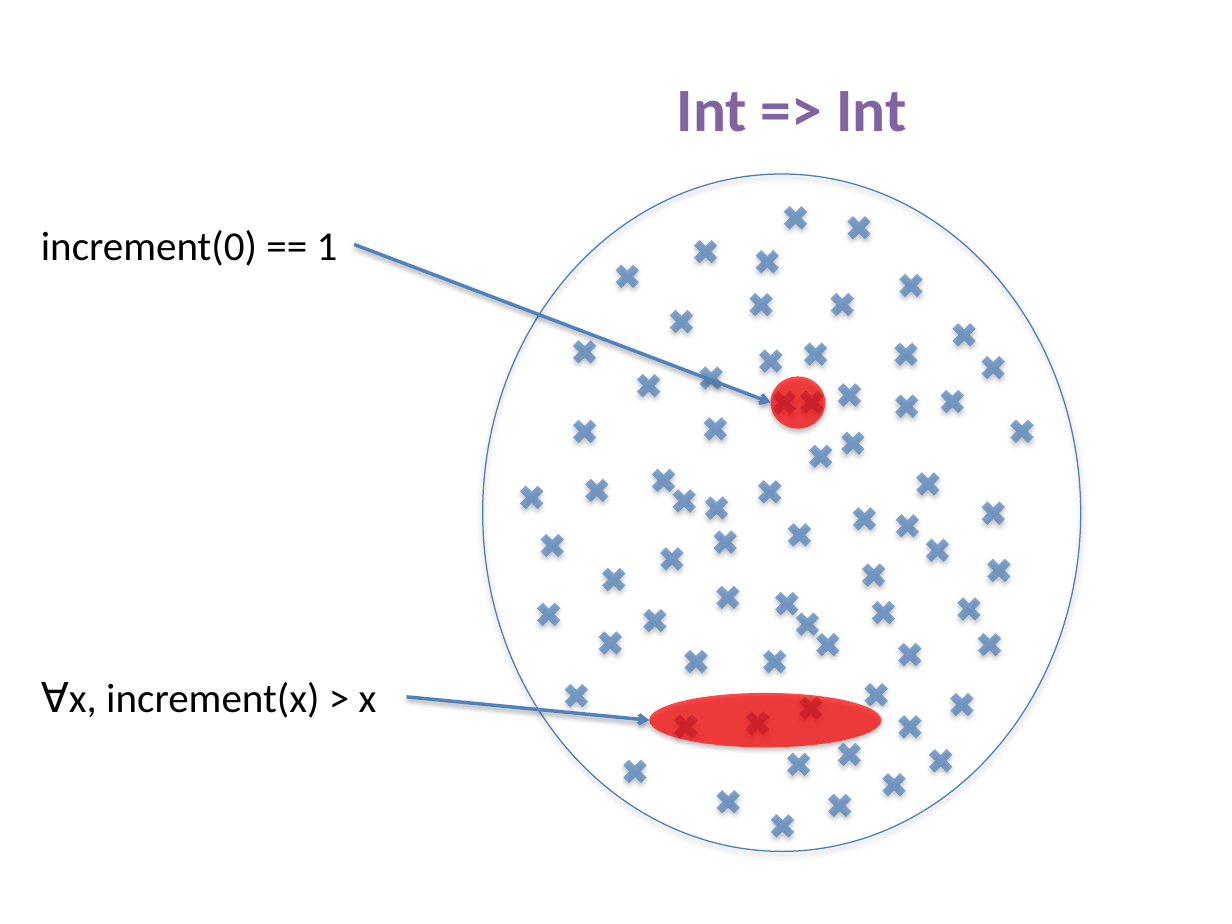
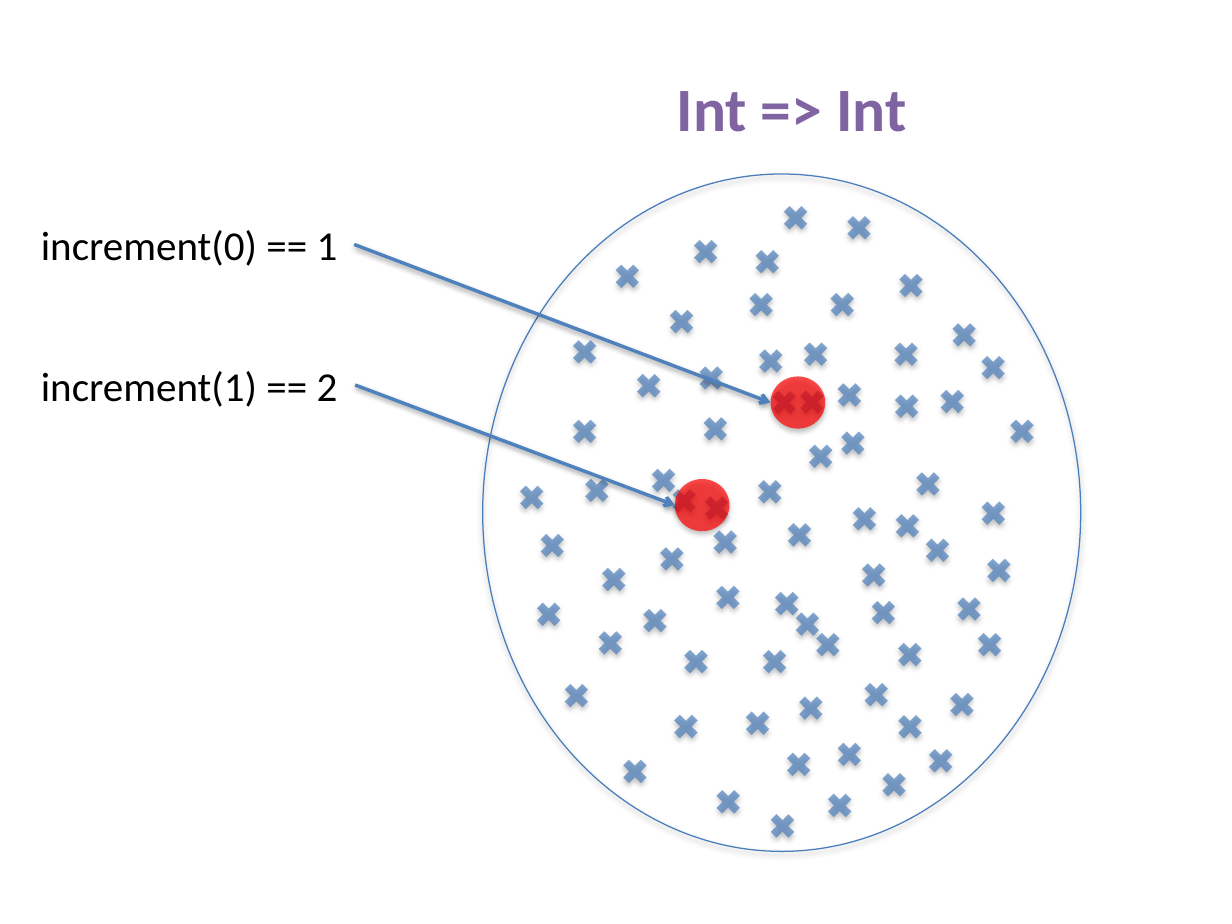
Before and after one commit to fp-tower/foundations, a slide deck: slide 44 of Diagrams.pptx (slide 42 before the commit). Drawn at 1232x924 pixels with LibreOffice and Linux fonts; fonts in the diff are those of the drawing. Boxes give left, top, right and bottom in pixels: in the first picture for what was removed or moved away, otherwise in the second. Text is boxed around its words. In the diff, an @@ line names an element or a change of style, - is before the commit and + after.

```diff
--- a/Diagrams.pptx
+++ b/Diagrams.pptx
@@ text added at [41,371,338,407], 24 pt, text #000000 @@
+increment(1) == 2
@@ arrow added from (355, 386) to (675, 505), #4F81BD 2 pt @@
@@ ellipse added at [675,479,729,531], fill #FF0000 at 70% opacity @@
@@ text removed at [69,682,377,718] @@
-∀x, increment(x) > x
@@ arrow removed from (407, 697) to (649, 721) @@
@@ ellipse removed at [649,692,881,747] @@
```
Also in this commit, not shown: 5 other slides changed, 16 slides added, 1 other file.
